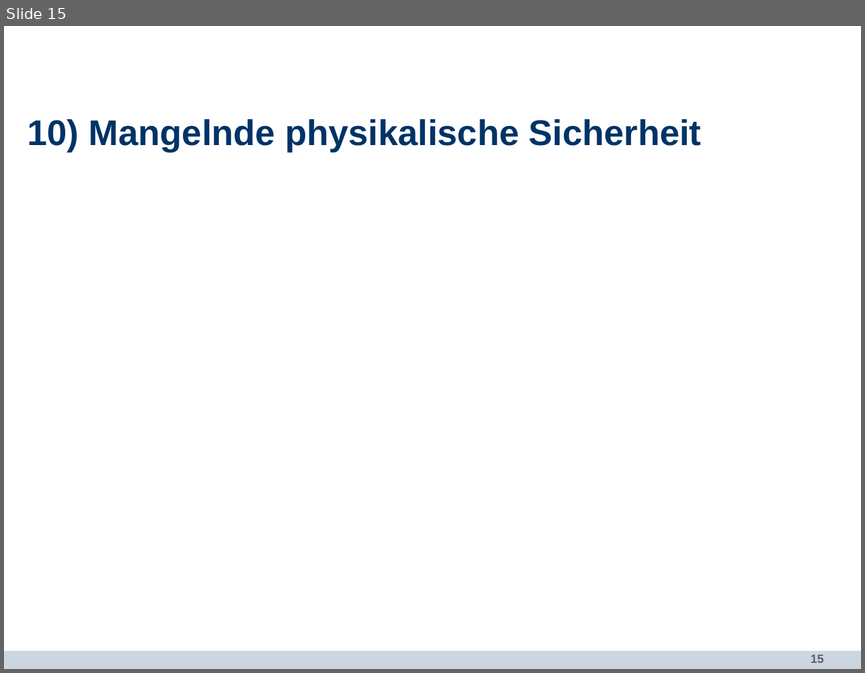
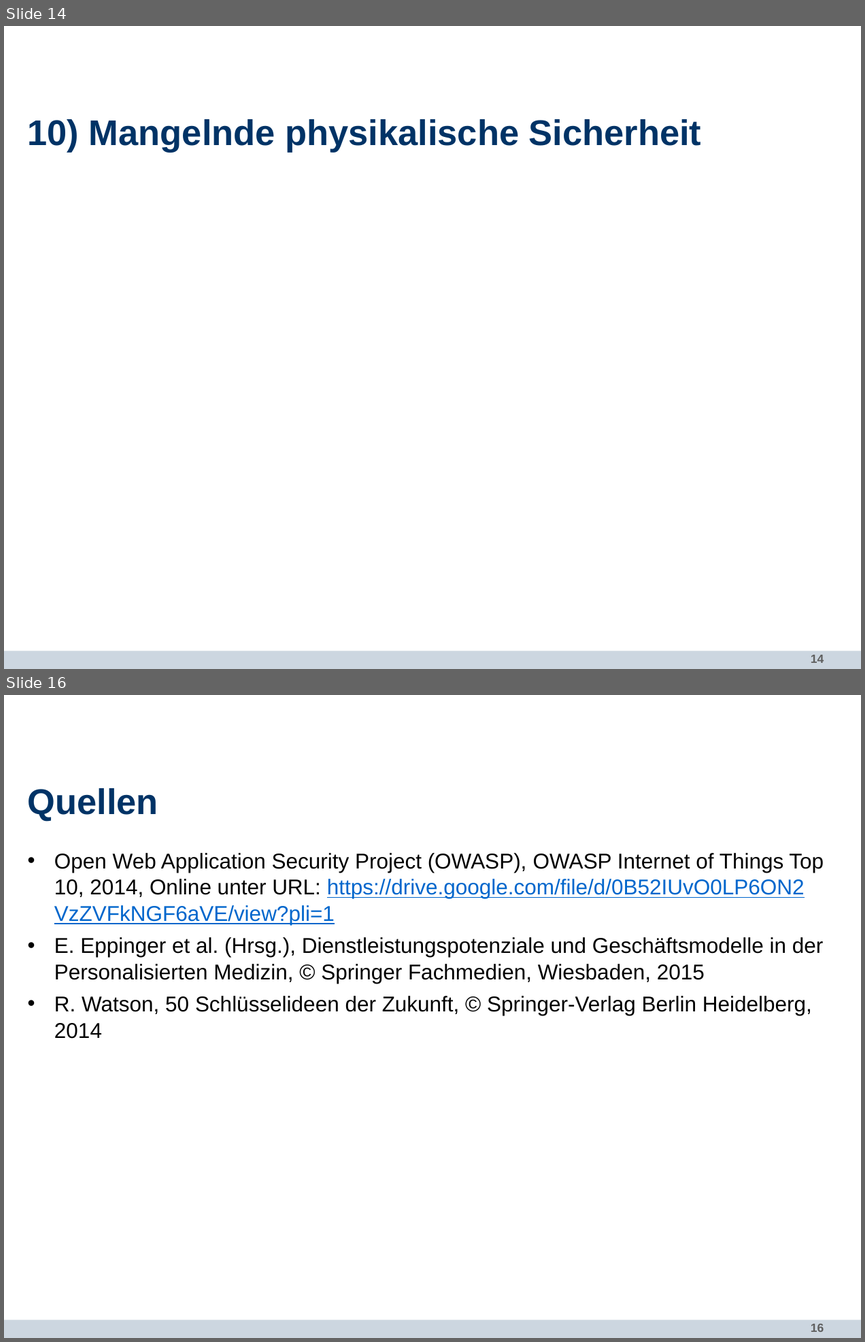
Before and after one commit to bennySwiers/Ausarbeitung-Seminar-TI, a slide deck: SEMINAR-IT-SICHERHEIT/Präsi/Praesentation_Voskobojnikov_Swiers.pptx. Shown one above the other, each under a label of ours: slide 15 before the commit, slides 14 and 16 after it; the slides between them are not shown. The pictures are 865x673 and 865x1342 pixels, drawn with LibreOffice and Linux fonts; fonts in the diff are those of the drawing; background and template pictures are left out. Boxes give left, top, right and bottom in pixels: in the first picture for what was removed or moved away, otherwise in the second. Text is boxed around its words. In the diff, an @@ line names an element or a change of style, - is before the commit and + after.

```diff
--- a/SEMINAR-IT-SICHERHEIT/Präsi/Praesentation_Voskobojnikov_Swiers.pptx
+++ b/SEMINAR-IT-SICHERHEIT/Präsi/Praesentation_Voskobojnikov_Swiers.pptx
@@ slide 16 added at (x1=4, y1=695, x2=861, y2=1338), background #FFFFFF; not listed: 2 template elements that a slide beside it also shows @@
@@ title added at (x1=28, y1=788, x2=158, y2=821), 30 pt, text #003366, bold @@
+Quellen
@@ text added at (x1=54, y1=853, x2=823, y2=1038), 18 pt, text #000000 @@
+• Open Web Application Security Project (OWASP), OWASP Internet of Things Top 10, 2014, Online unter URL: https://drive.google.com/file/d/0B52IUvO0LP6ON2 VzZVFkNGF6aVE/view?pli=1
+• E. Eppinger et al. (Hrsg.), Dienstleistungspotenziale und Geschäftsmodelle in der Personalisierten Medizin, © Springer Fachmedien, Wiesbaden, 2015
+• R. Watson, 50 Schlüsselideen der Zukunft, © Springer-Verlag Berlin Heidelberg, 2014
@@ what was slide 15 is now slide 14 @@
@@ page number at (x1=810, y1=654, x2=823, y2=662): text changed @@
-15
+14
```
Also in this commit, not shown: 3 slides changed, 1 other slide added, 3 slides removed, 3 other files.
